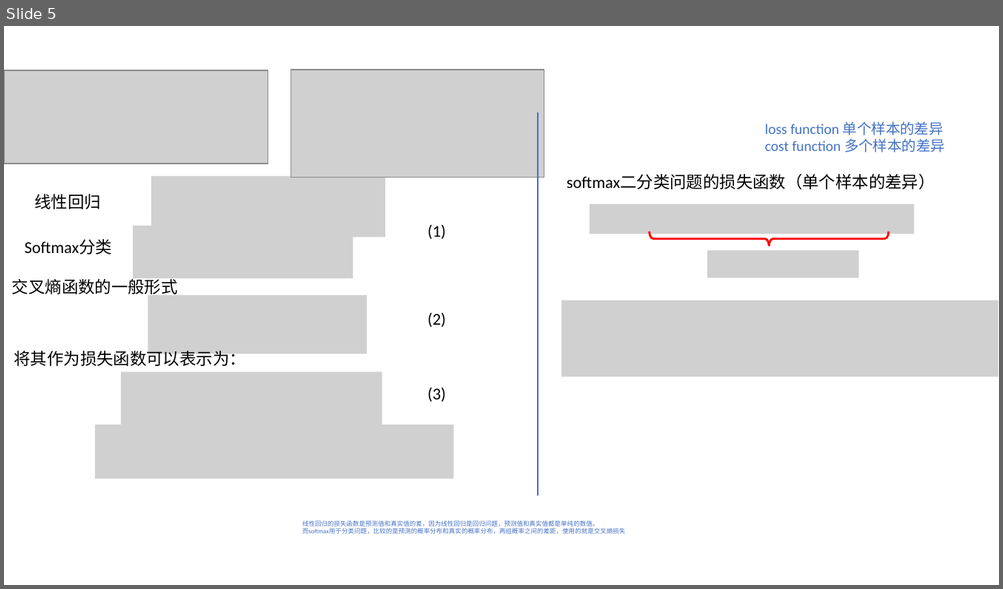
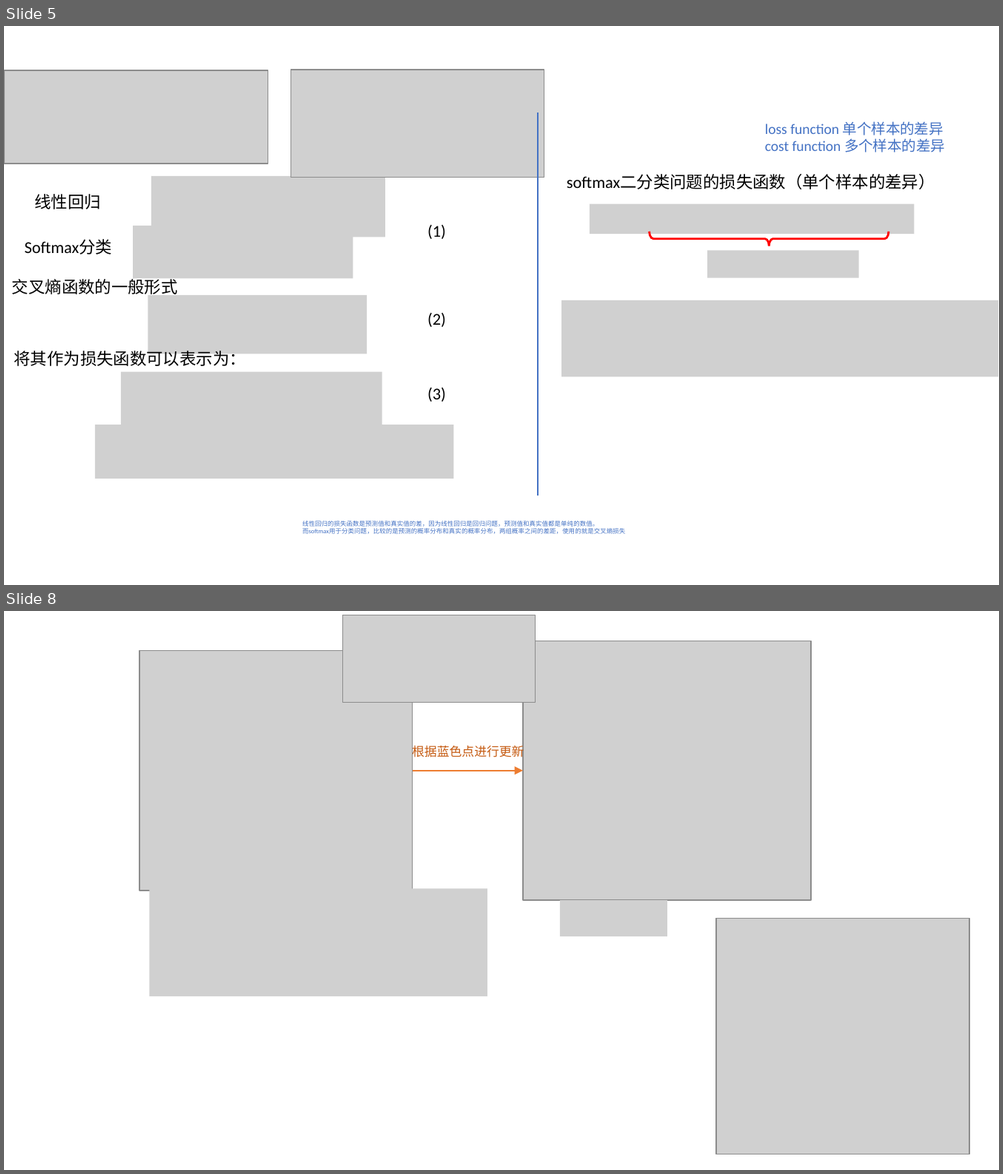
Before and after one commit to CastleDream/d2l_learning, a slide deck: 绘图.pptx. Shown one above the other, each under a label of ours: slide 5 before the commit, slides 5 and 8 after it; the slides between them are not shown. The pictures are 1003x589 and 1003x1174 pixels, drawn with LibreOffice and Linux fonts; fonts in the diff are those of the drawing; grey boxes stand for pictures. Boxes give left, top, right and bottom in pixels: in the first picture for what was removed or moved away, otherwise in the second. Text is boxed around its words. In the diff, an @@ line names an element or a change of style, - is before the commit and + after.

```diff
--- a/绘图.pptx
+++ b/绘图.pptx
@@ slide 8 added at [4, 611, 999, 1170], background #FFFFFF @@
@@ picture added at [343, 615, 535, 703] @@
@@ picture added at [139, 651, 412, 891] @@
@@ picture added at [522, 641, 811, 900] @@
@@ text added at [412, 743, 523, 760], 9 pt, text #C55A11 @@
+根据蓝色点进行更新
@@ arrow added from (412, 771) to (522, 771), #ED7D31 1 pt @@
@@ picture added at [149, 889, 487, 996] @@
@@ picture added at [560, 900, 667, 937] @@
@@ picture added at [716, 918, 970, 1154] @@
```
Also in this commit, not shown: 3 other files.
